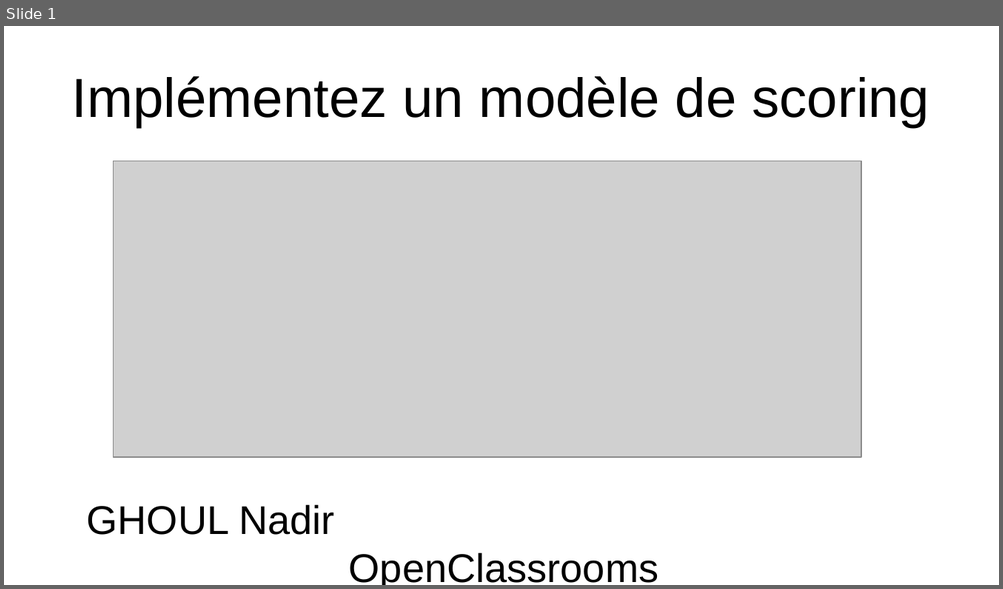
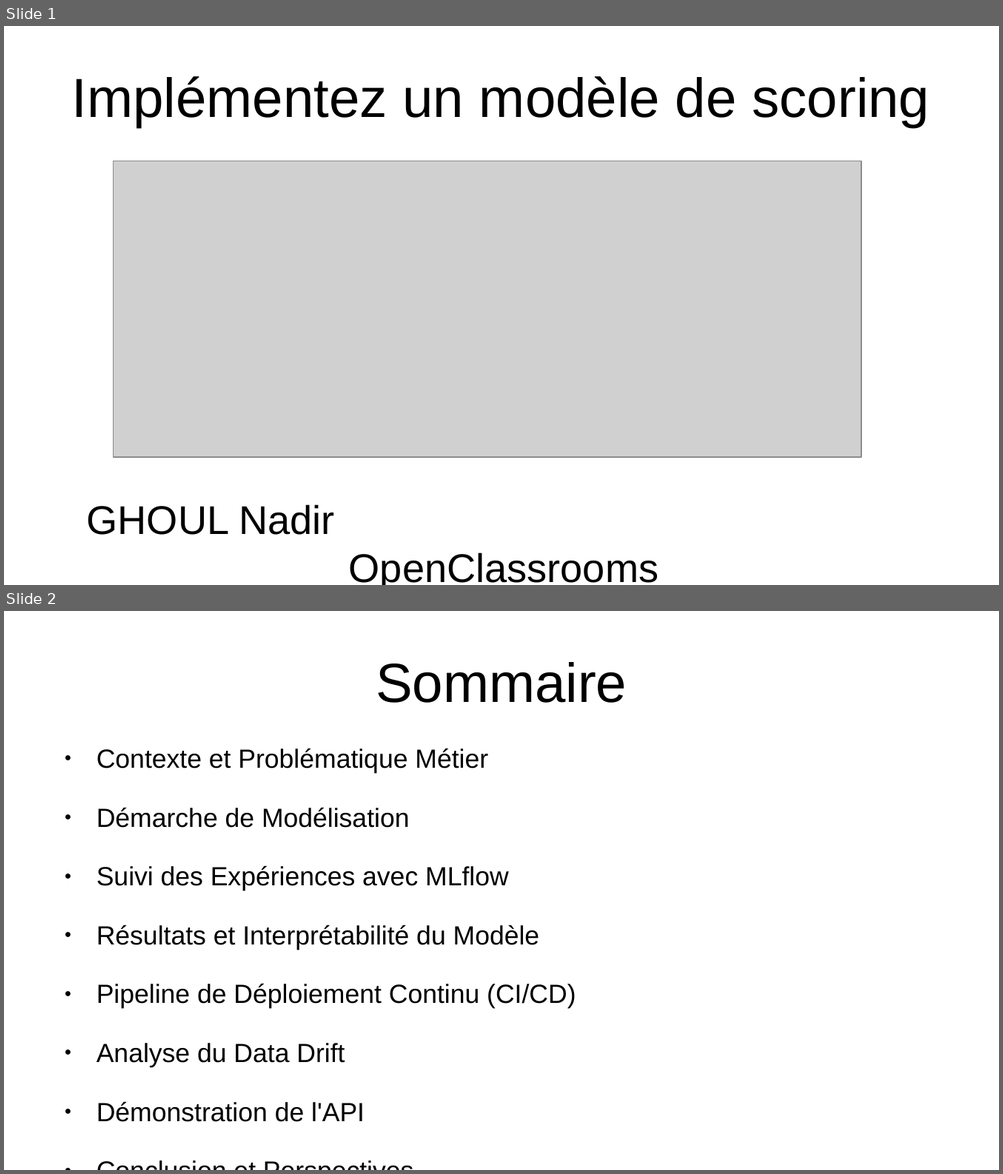
Before and after one commit to gndu91/p7, a slide deck: deliverables/GHOUL_Nadir_6_presentation.odp. Shown one above the other, each under a label of ours: slide 1 before the commit, slides 1 and 2 after it. The pictures are 1003x589 and 1003x1174 pixels, drawn with LibreOffice and Linux fonts; fonts in the diff are those of the drawing; grey boxes stand for pictures. Boxes give left, top, right and bottom in pixels: in the first picture for what was removed or moved away, otherwise in the second. Text is boxed around its words. In the diff, an @@ line names an element or a change of style, - is before the commit and + after.

```diff
--- a/deliverables/GHOUL_Nadir_6_presentation.odp
+++ b/deliverables/GHOUL_Nadir_6_presentation.odp
@@ slide 2 added at (4,611,999,1170), background #FFFFFF @@
@@ title added at (375,662,626,703), 44 pt, text #000000 @@
+Sommaire
@@ text added at (96,748,575,1122), 21 pt, text #000000 @@
+● Contexte et Problématique Métier
+● Démarche de Modélisation
+● Suivi des Expériences avec MLflow
+● Résultats et Interprétabilité du Modèle
+● Pipeline de Déploiement Continu (CI/CD)
+● Analyse du Data Drift
+● Démonstration de l'API
+● Conclusion et Perspectives
```
Also in this commit, not shown: 12 other slides added, 1 slide removed, 1 other file.
